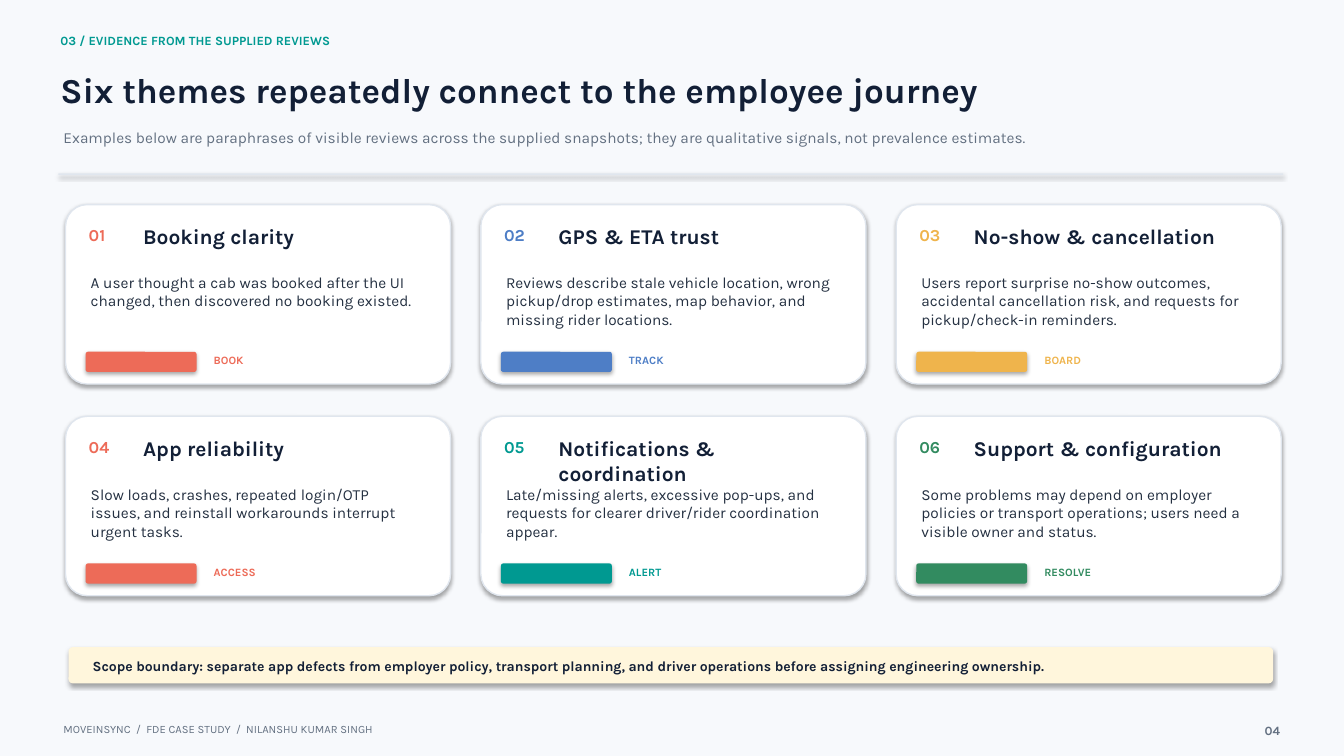
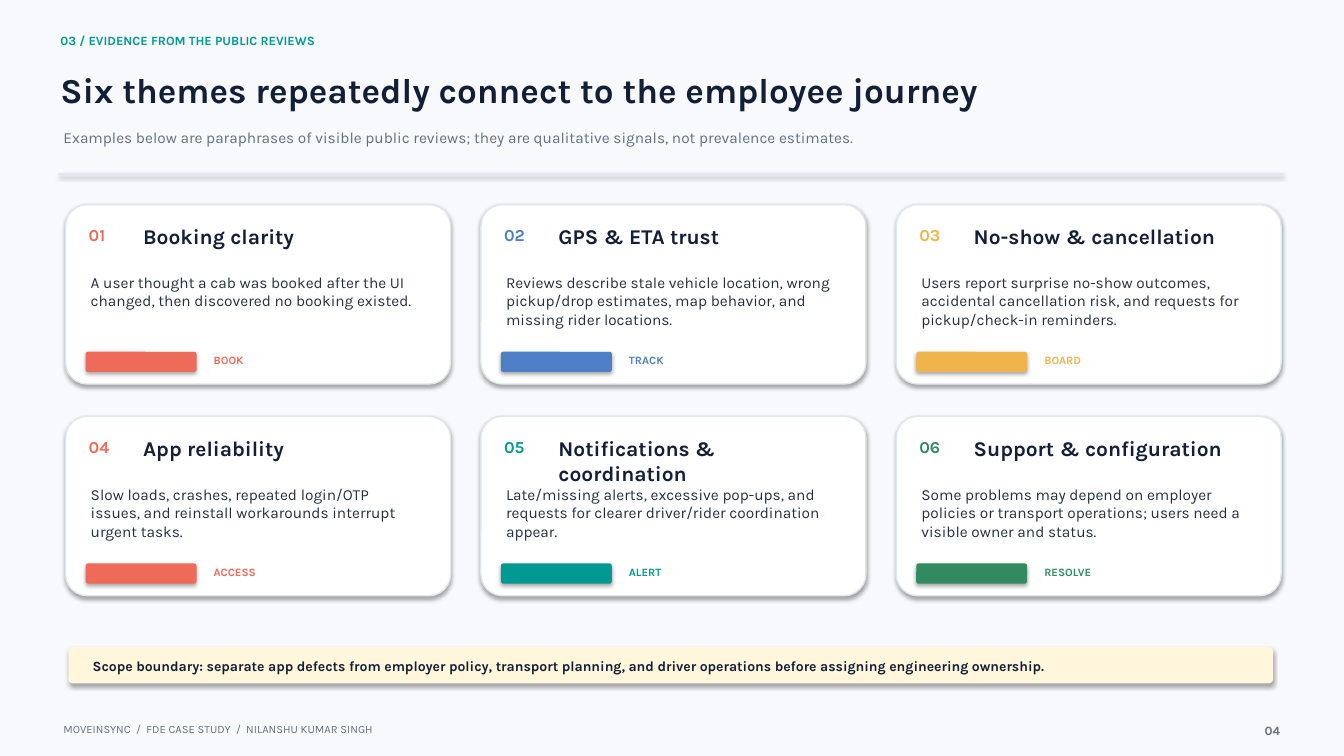
Before and after one commit to nilanshukumarsingh/moveinsync-fde, a slide deck: slide 4 of MoveInSync_FDE_Case_Study.pptx. Drawn at 1344x756 pixels with LibreOffice and Linux fonts; fonts in the diff are those of the drawing. Boxes give left, top, right and bottom in pixels: in the first picture for what was removed or moved away, otherwise in the second. Text is boxed around its words. In the diff, an @@ line names an element or a change of style, - is before the commit and + after.

```diff
--- a/MoveInSync_FDE_Case_Study.pptx
+++ b/MoveInSync_FDE_Case_Study.pptx
@@ text at box(60, 36, 315, 45): text changed @@
-03 / EVIDENCE FROM THE SUPPLIED REVIEWS
+03 / EVIDENCE FROM THE PUBLIC REVIEWS
@@ text at box(63, 132, 853, 147): text changed @@
-Examples below are paraphrases of visible reviews across the supplied snapshots; they are qualitative signals, not prevalence estimates.
+Examples below are paraphrases of visible public reviews; they are qualitative signals, not prevalence estimates.
```
Also in this commit, not shown: 6 other slides changed, 3 other files.
